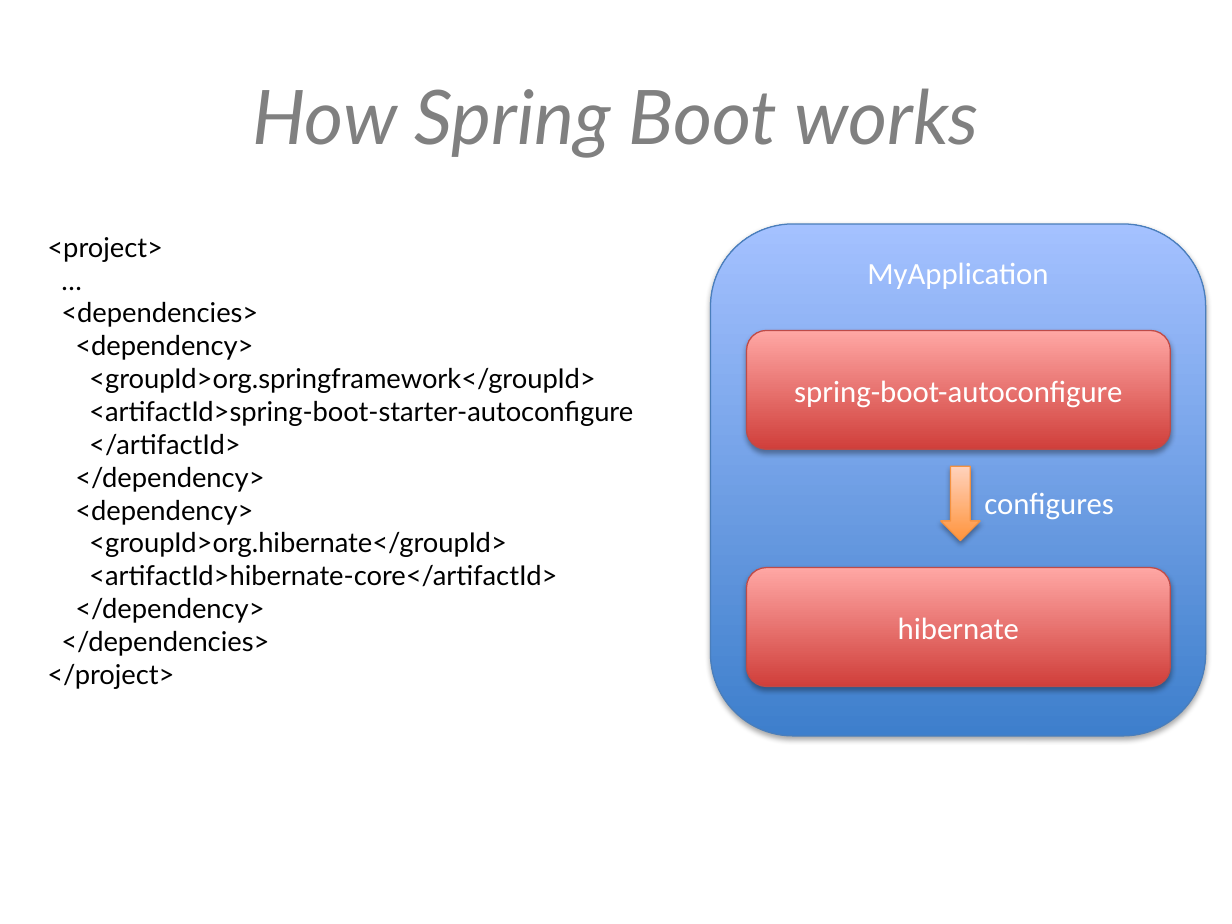
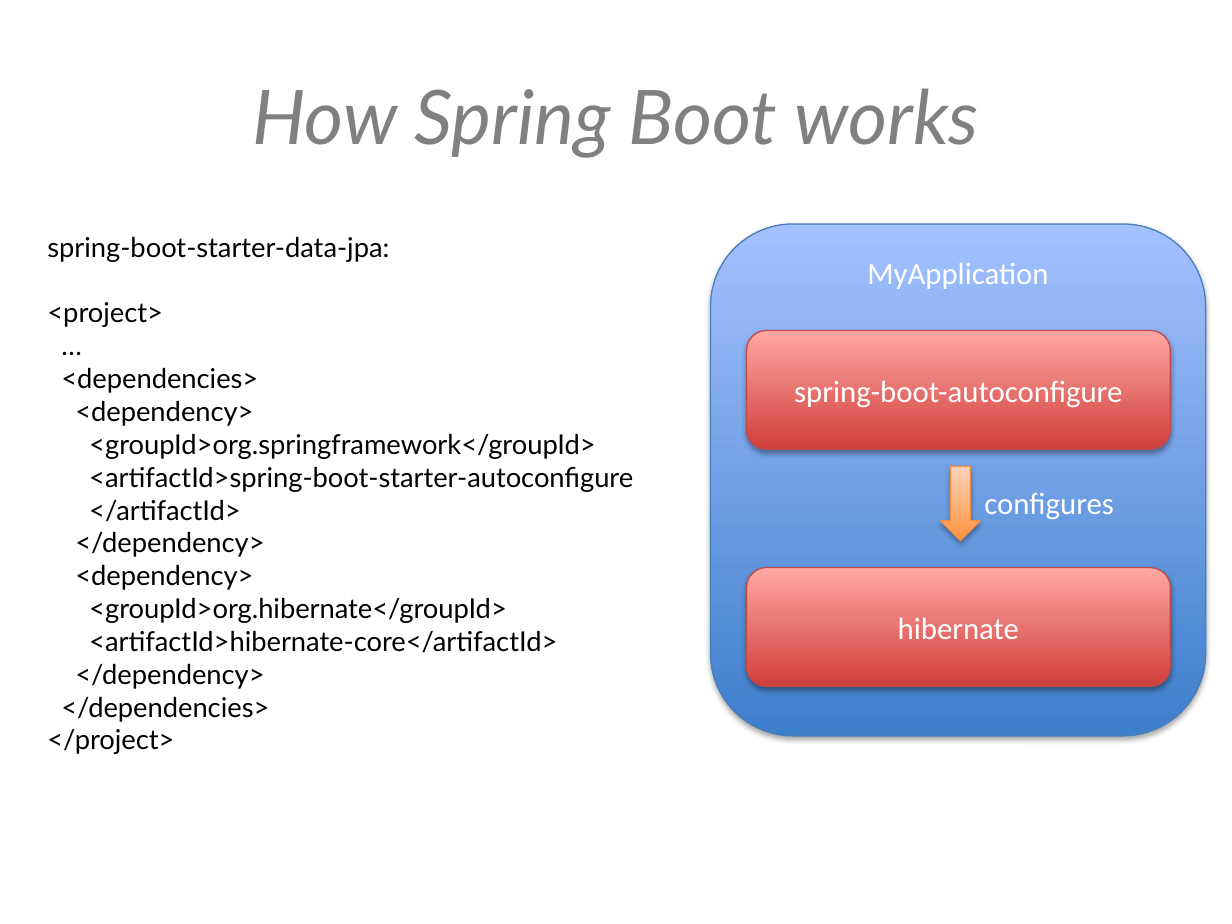
Before and after one commit to hawkeye-bot/springio2017, a slide deck: slide 5 of Spring boot - adapting to your environment.pptx. Drawn at 1232x924 pixels with LibreOffice and Linux fonts; fonts in the diff are those of the drawing; background and template pictures are left out. Boxes give left, top, right and bottom in pixels: in the first picture for what was removed or moved away, otherwise in the second. Text is boxed around its words. In the diff, an @@ line names an element or a change of style, - is before the commit and + after.

```diff
--- a/Spring boot - adapting to your environment.pptx
+++ b/Spring boot - adapting to your environment.pptx
@@ text at (47, 237, 389, 262): paragraph added @@
+spring-boot-starter-data-jpa:
```
Also in this commit, not shown: 6 other slides changed.
